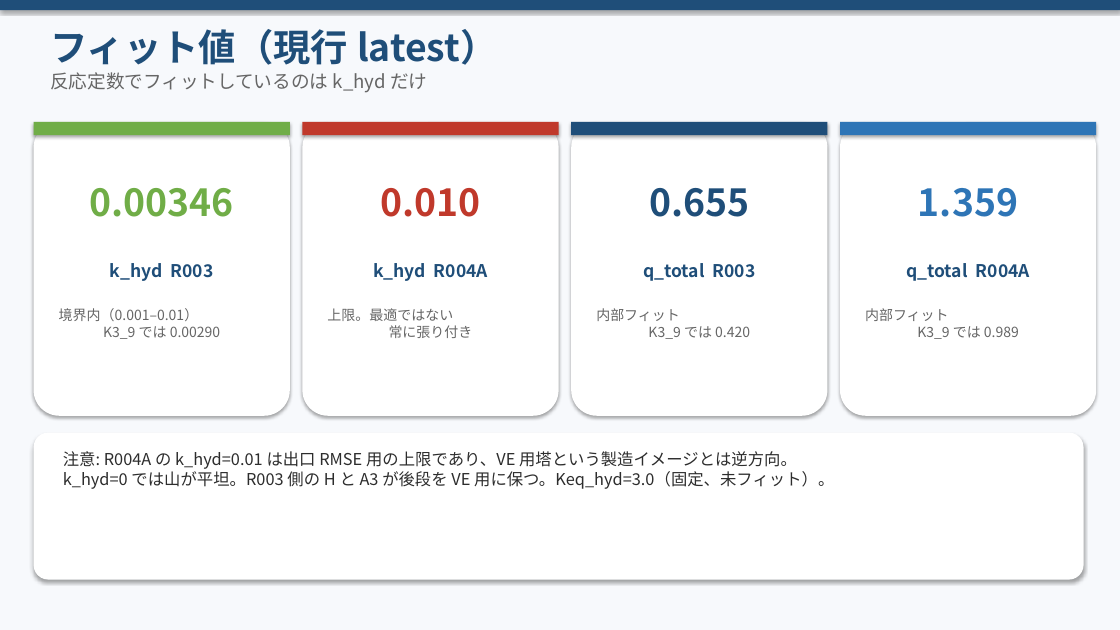
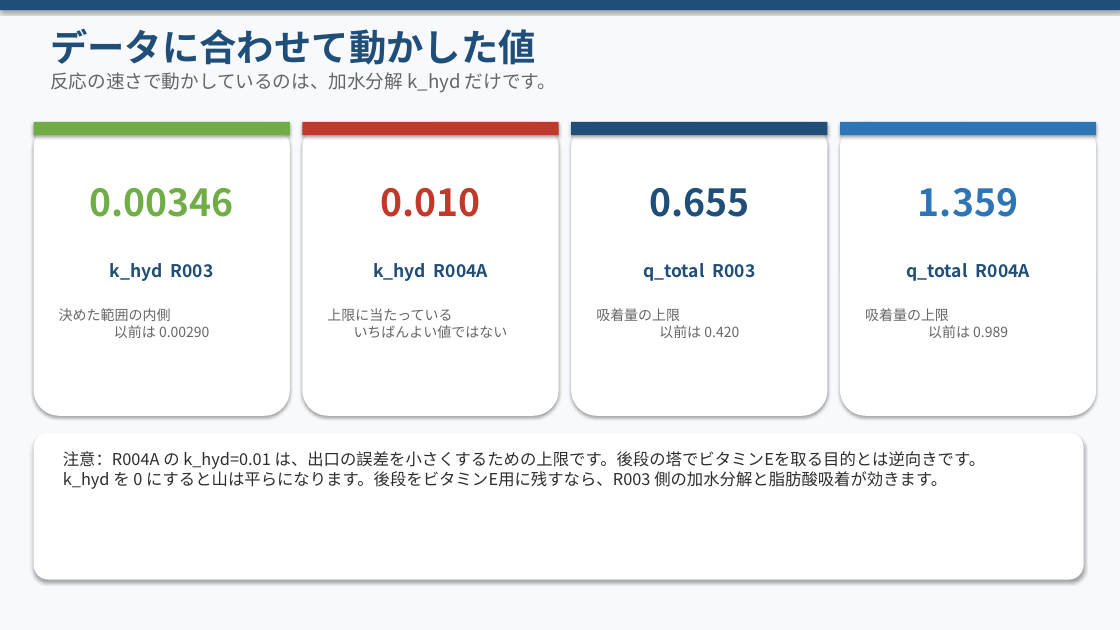
Before and after one commit to zhexingwang/ppt, a slide deck: slide 8 of decks/04_反応一覧_VE貢献_v4/反応一覧_定数_VE出口貢献_v4.pptx (slide 7 before the commit). Drawn at 1120x630 pixels with LibreOffice and Linux fonts; fonts in the diff are those of the drawing. Boxes give left, top, right and bottom in pixels: in the first picture for what was removed or moved away, otherwise in the second. Text is boxed around its words. In the diff, an @@ line names an element or a change of style, - is before the commit and + after.

```diff
--- a/decks/04_反応一覧_VE貢献_v4/反応一覧_定数_VE出口貢献_v4.pptx
+++ b/decks/04_反応一覧_VE貢献_v4/反応一覧_定数_VE出口貢献_v4.pptx
@@ text at <box>50,28,536,65</box>: text changed @@
-フィット値（現行 latest）
+データに合わせて動かした値
@@ text at <box>50,72,556,93</box>: text changed @@
-反応定数でフィットしているのは k_hyd だけ
+反応の速さで動かしているのは、加水分解 k_hyd だけです。
@@ text at <box>59,308,209,338</box>: text changed @@
-境界内（0.001–0.01）
-K3_9 では 0.00290
+決めた範囲の内側
+以前は 0.00290
@@ text at <box>327,308,508,338</box>: text changed @@
-上限。最適ではない
-常に張り付き
+上限に当たっている
+いちばんよい値ではない
@@ text at <box>596,308,739,338</box>: text changed @@
-内部フィット
-K3_9 では 0.420
+吸着量の上限
+以前は 0.420
@@ text at <box>865,308,1008,338</box>: text changed @@
-内部フィット
-K3_9 では 0.989
+吸着量の上限
+以前は 0.989
@@ text at <box>63,451,985,489</box>: text changed @@
-注意: R004A の k_hyd=0.01 は出口 RMSE 用の上限であり、VE 用塔という製造イメージとは逆方向。
-k_hyd=0 では山が平坦。R003 側の H と A3 が後段を VE 用に保つ。Keq_hyd=3.0（固定、未フィット）。
+注意：R004A の k_hyd=0.01 は、出口の誤差を小さくするための上限です。後段の塔でビタミンEを取る目的とは逆向きです。
+k_hyd を 0 にすると山は平らになります。後段をビタミンE用に残すなら、R003 側の加水分解と脂肪酸吸着が効きます。
```
Also in this commit, not shown: 12 other slides changed, 1 slide added, 18 other files.
